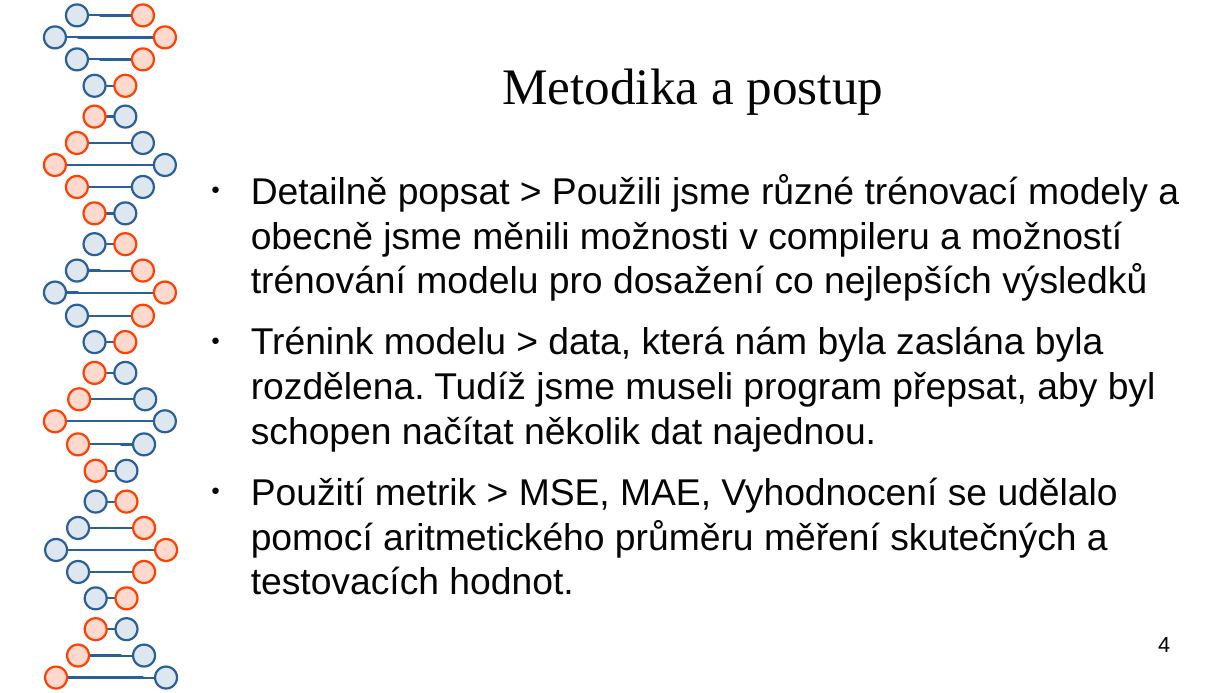
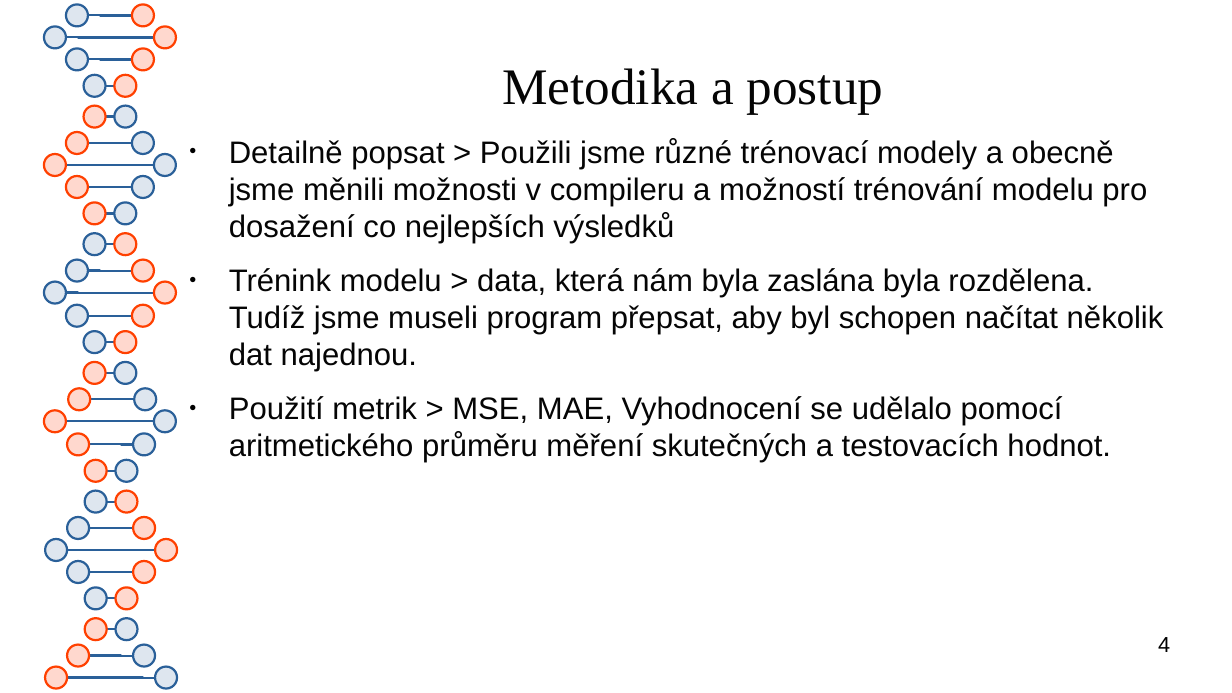
Before and after one commit to calamitymoon/skola, a slide deck: slide 4 of pvp/soutez/hackathon-2024/1. uloha/Prezentace.odp. Drawn at 1232x693 pixels with LibreOffice and Linux fonts; fonts in the diff are those of the drawing. Boxes give left, top, right and bottom in pixels: in the first picture for what was removed or moved away, otherwise in the second. Text is boxed around its words. In the diff, an @@ line names an element or a change of style, - is before the commit and + after.

```diff
--- a/pvp/soutez/hackathon-2024/1. uloha/Prezentace.odp
+++ b/pvp/soutez/hackathon-2024/1. uloha/Prezentace.odp
@@ text "Detailně popsat > Použili jsme ...": place and size @@
-text "Detailně popsat > Použili jsme ..." at (251,175,1179,558)
+text "Detailně popsat > Použili jsme ..." at (229,138,1164,463)
@@ text "Detailně popsat > Použili jsme ..." at (229,138,1164,463): size 24 to 20 pt @@
```
Also in this commit, not shown: 6 other slides changed, 28 other files.
